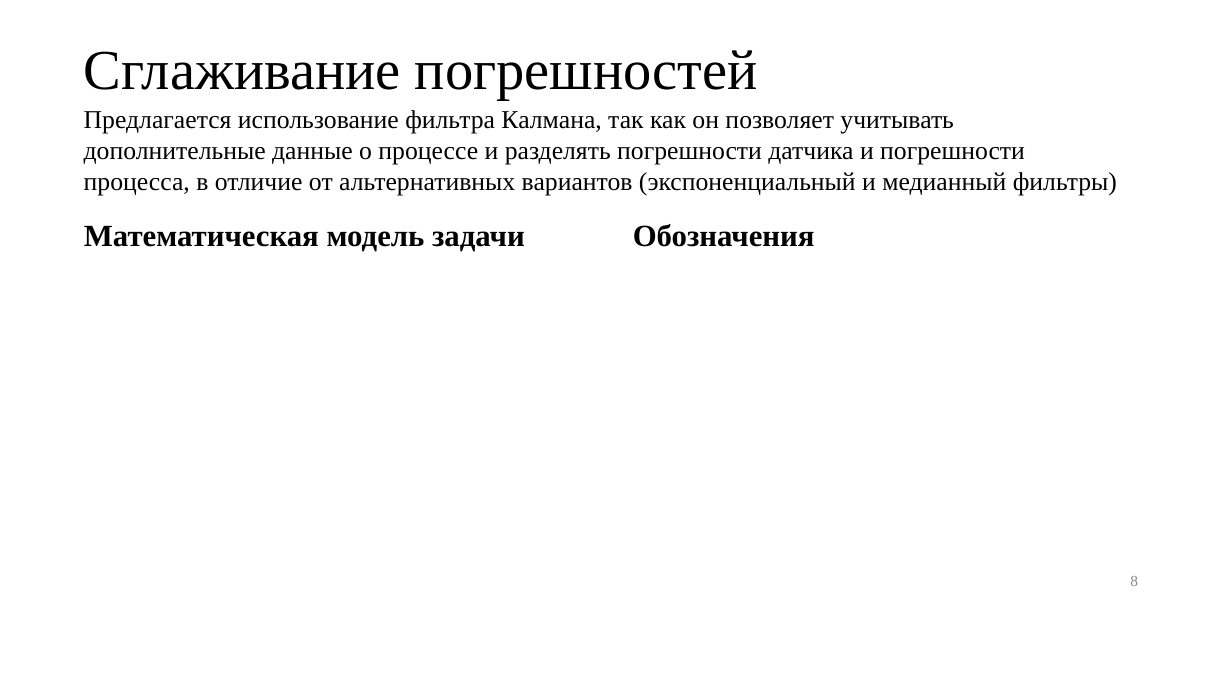
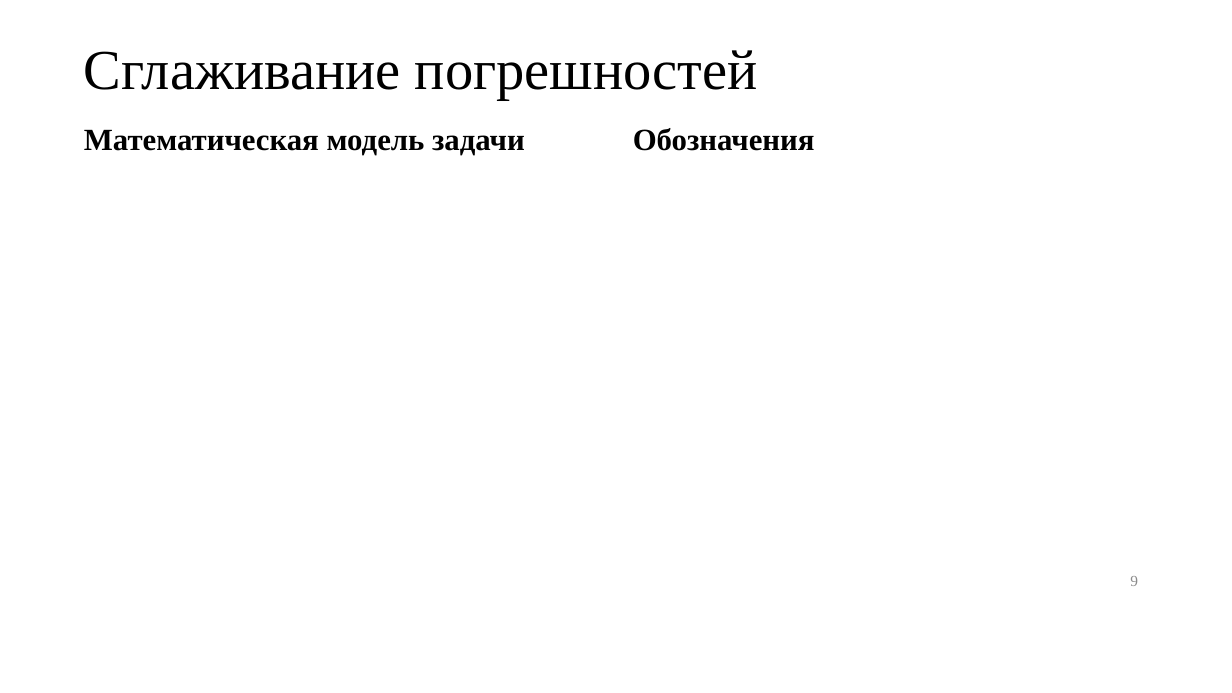
Before and after one commit to kaedvann/TrackFilter, a slide deck: slide 9 of docs/thesis/thesis.pptx (slide 8 before the commit). Drawn at 1232x693 pixels with LibreOffice and Linux fonts; fonts in the diff are those of the drawing; grey boxes stand for pictures. Boxes give left, top, right and bottom in pixels: in the first picture for what was removed or moved away, otherwise in the second. Text is boxed around its words. In the diff, an @@ line names an element or a change of style, - is before the commit and + after.

```diff
--- a/docs/thesis/thesis.pptx
+++ b/docs/thesis/thesis.pptx
@@ text "Математическая модель задачи": place and size @@
-text "Математическая модель задачи" at bbox=[84, 225, 525, 252]
+text "Математическая модель задачи" at bbox=[84, 129, 525, 156]
@@ text removed at bbox=[84, 110, 1117, 196] @@
-Предлагается использование фильтра Калмана, так как он позволяет учитывать дополнительные данные о процессе и разделять погрешности датчика и погрешности процесса, в отличие от альтернативных вариантов (экспоненциальный и медианный фильтры)
@@ text "Обозначения": place and size @@
-text "Обозначения" at bbox=[633, 224, 815, 247]
+text "Обозначения" at bbox=[633, 128, 815, 151]
@@ page number at bbox=[1130, 576, 1138, 586]: text changed @@
-8
+9
```
Also in this commit, not shown: 2 other slides changed, 2 slides added.
